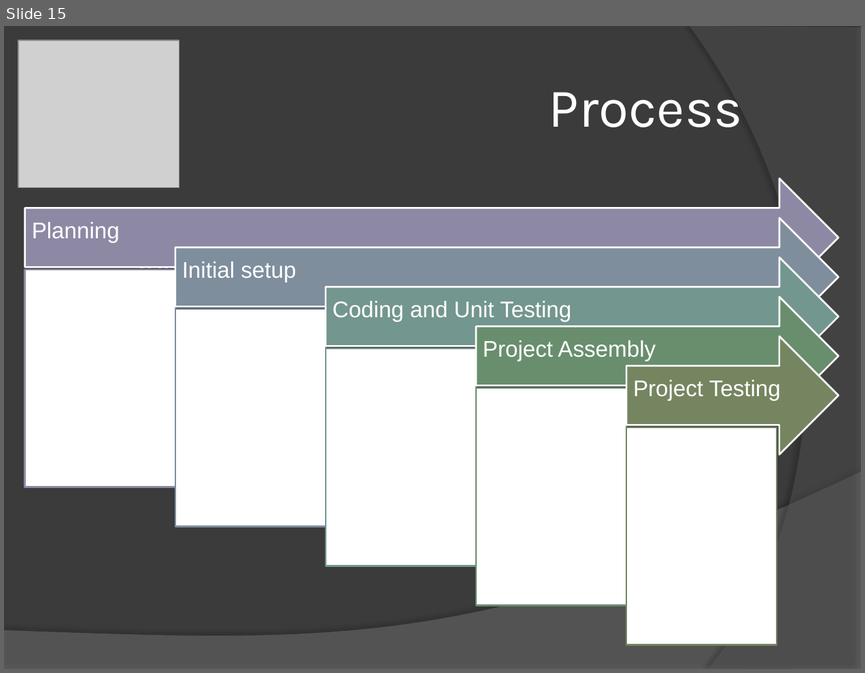
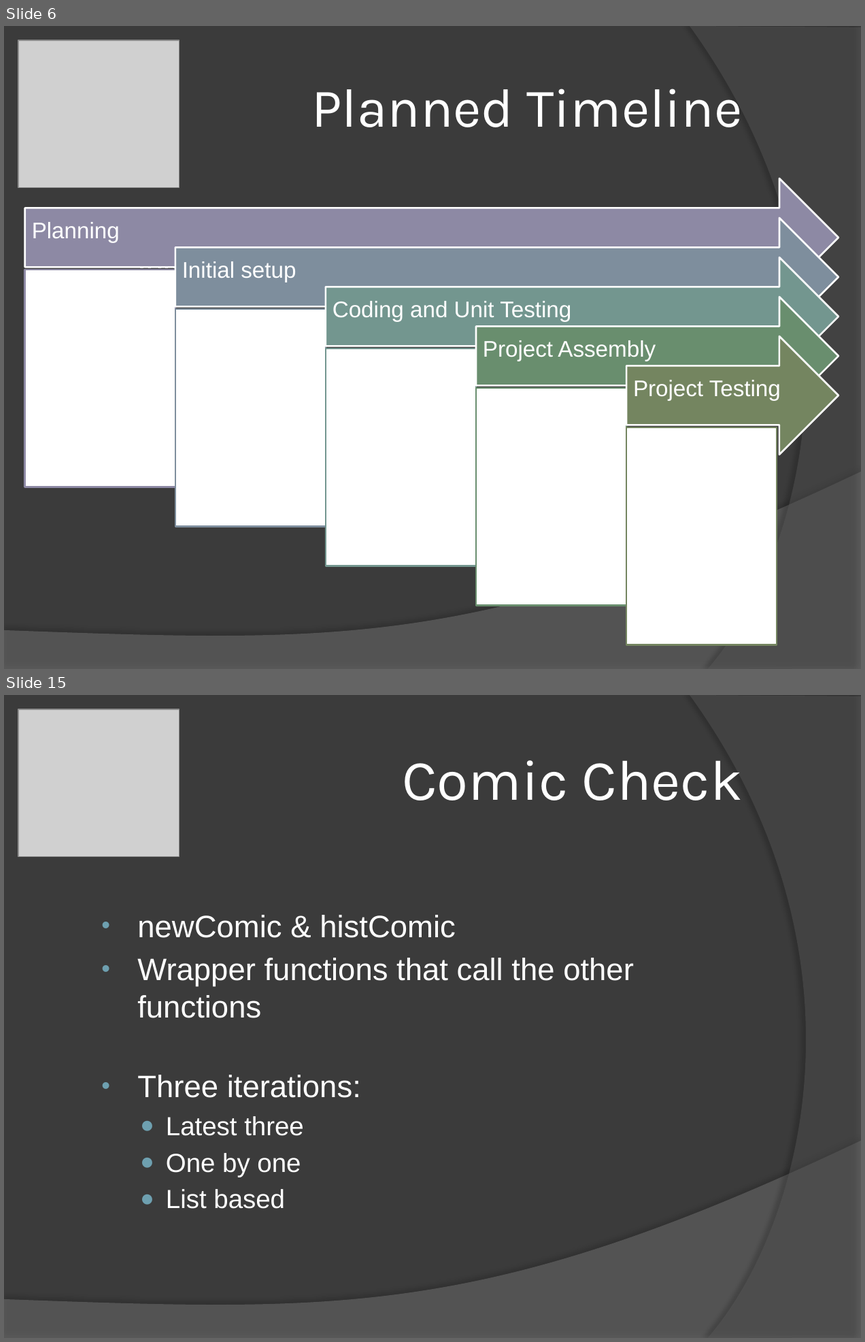
Before and after one commit to csComicRocket/ComicRocketProject, a slide deck: Documentation/RocketBooster-CapstonePresentation.pptx. Shown one above the other, each under a label of ours: slide 15 before the commit, slides 6 and 15 after it; the slides between them are not shown. The pictures are 865x673 and 865x1342 pixels, drawn with LibreOffice and Linux fonts; fonts in the diff are those of the drawing; grey boxes stand for pictures. Boxes give left, top, right and bottom in pixels: in the first picture for what was removed or moved away, otherwise in the second. Text is boxed around its words. In the diff, an @@ line names an element or a change of style, - is before the commit and + after.

```diff
--- a/Documentation/RocketBooster-CapstonePresentation.pptx
+++ b/Documentation/RocketBooster-CapstonePresentation.pptx
@@ slide 15 added at bbox=[4, 695, 861, 1338], background #3B3B3B; not listed: 2 template elements that a slide beside it also shows @@
@@ picture added at bbox=[18, 709, 179, 857] @@
@@ title added at bbox=[402, 760, 742, 800], 48 pt, text #FFFFFF @@
+Comic Check
@@ text added at bbox=[137, 915, 634, 1208], 26 pt, text #FFFFFF @@
+• newComic & histComic
+• Wrapper functions that call the other functions
+• Three iterations:
+  ● Latest three
+  ● One by one
+  ● List based
@@ what was slide 15 is now slide 6 @@
@@ slide 6 changed as well @@
@@ title at bbox=[311, 89, 742, 127]: text changed @@
-Process
+Planned Timeline
```
Also in this commit, not shown: 3 other slides changed, 33 other slides added, 12 slides removed.
